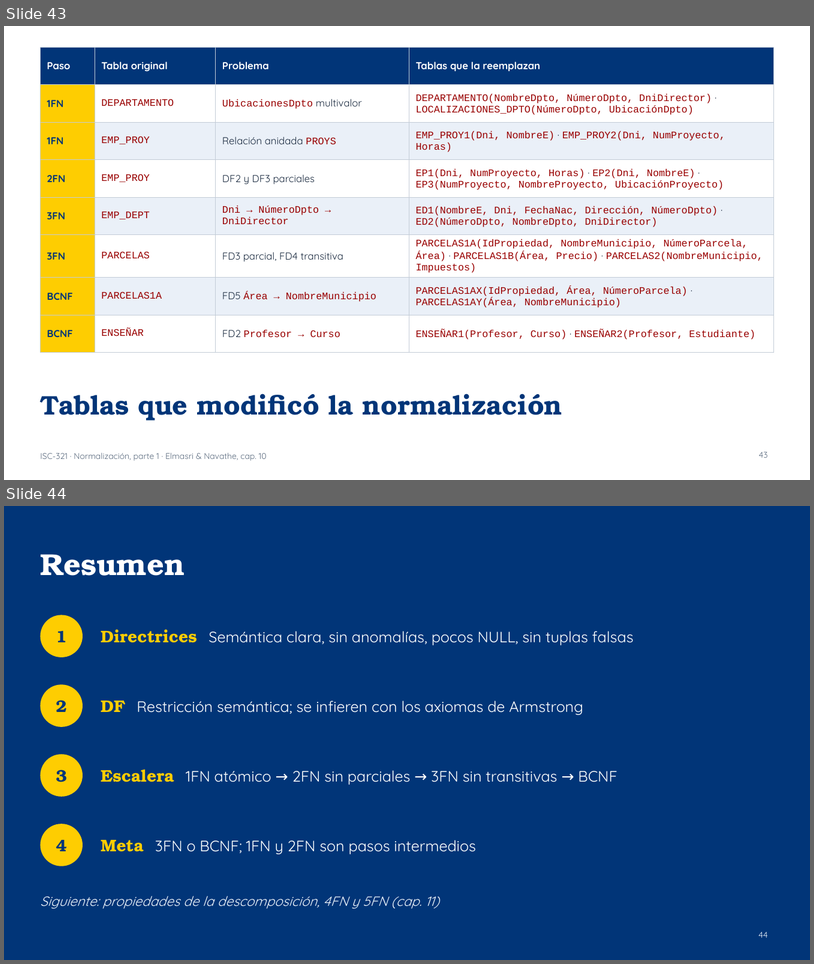
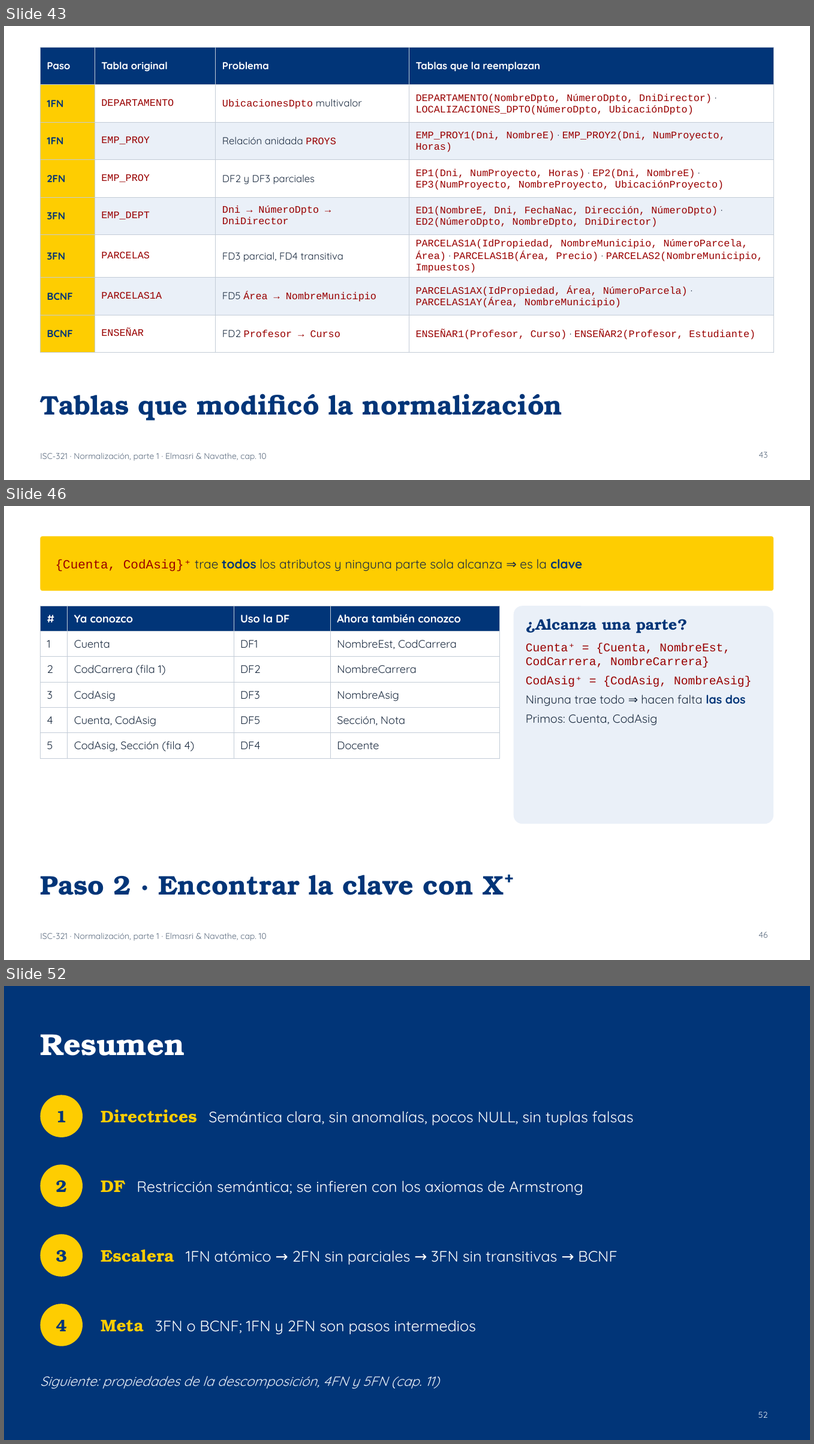
Before and after one commit to ISCODIGO/iscodigo.github.io, a slide deck: isc-321/unidad-3/normalizacion.pptx. Shown one above the other, each under a label of ours: slides 43 and 44 before the commit, slides 43, 46 and 52 after it; the slides between them are not shown. The pictures are 814x964 and 814x1444 pixels, drawn with LibreOffice and Linux fonts; fonts in the diff are those of the drawing. Boxes give left, top, right and bottom in pixels: in the first picture for what was removed or moved away, otherwise in the second. Text is boxed around its words. In the diff, an @@ line names an element or a change of style, - is before the commit and + after.

```diff
--- a/isc-321/unidad-3/normalizacion.pptx
+++ b/isc-321/unidad-3/normalizacion.pptx
@@ slide 46 added at <box>4,506,810,960</box>, background #FFFFFF; not listed: 1 template element that a slide beside it also shows @@
@@ rounded rectangle added at <box>40,536,774,591</box>, fill #FECD01 @@
@@ text added at <box>56,559,582,571</box>, 15 pt, text #1B2B40 @@
+{Cuenta, CodAsig}⁺ trae todos los atributos y ninguna parte sola alcanza ⇒ es la clave
@@ table added at <box>40,606,500,758</box>, 6 rows, 4 columns @@
+# | Ya conozco | Uso la DF | Ahora también conozco
+1 | Cuenta | DF1 | NombreEst, CodCarrera
+2 | CodCarrera (fila 1) | DF2 | NombreCarrera
+3 | CodAsig | DF3 | NombreAsig
+4 | Cuenta, CodAsig | DF5 | Sección, Nota
+5 | CodAsig, Sección (fila 4) | DF4 | Docente
@@ rounded rectangle added at <box>514,606,774,823</box>, fill #EAF0F8 @@
@@ text added at <box>526,618,752,725</box>, 14 pt, text #990000 @@
+¿Alcanza una parte?
+Cuenta⁺ = {Cuenta, NombreEst, CodCarrera, NombreCarrera}
+CodAsig⁺ = {CodAsig, NombreAsig}
+Ninguna trae todo ⇒ hacen falta las dos
+Primos: Cuenta, CodAsig
@@ title added at <box>40,874,514,895</box>, 32 pt, text #013578, bold @@
+Paso 2 · Encontrar la clave con X⁺
@@ page number added at <box>759,931,768,937</box>, 10 pt, text #5B6B7F @@
+46
@@ what was slide 44 is now slide 52 @@
@@ page number at <box>759,1411,768,1417</box>: text changed @@
-44
+52
```
Also in this commit, not shown: 1 slide changed, 7 other slides added, 1 other file.
